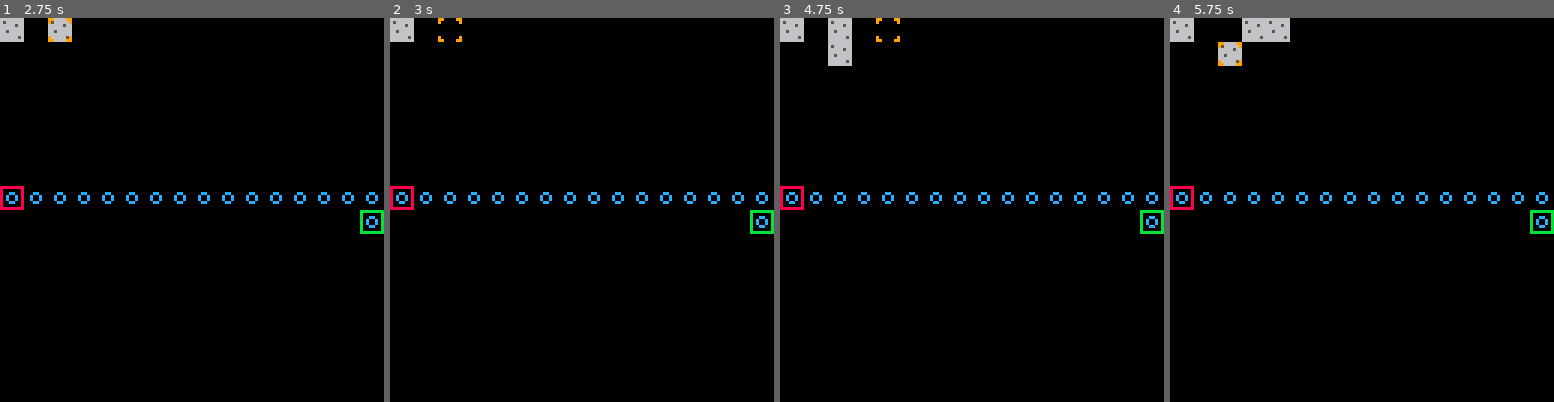
Above: before the commit, frames 1-4 (left to right).
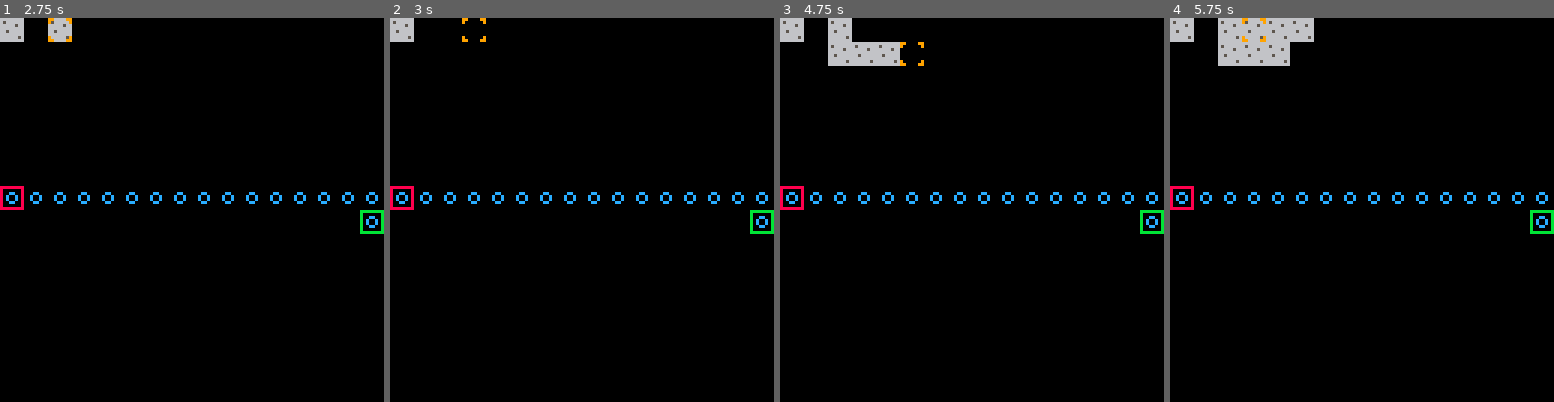
Above: after the commit, the same moments.

Repository: langchr86/pico-bubble-towers
Game: PICO-8 cartridge main.p8
Two runs of this game, one before a commit and one after it. Both use one fixed random seed, a clock stepped at 60 frames per second and the inputs below.
Inputs:
- Up to frame 1 (2.75 s): tap X (X key) at 0.33, 1.07, 1.85 s; tap O (Z key) at 0.7, 1.7, 2.1, 2.5 s; hold Right 1.6-2.1 s; hold Up 2.15-2.42 s; hold Right from 2.47 s (still down)
- Up to frame 2 (3 s): keep holding Right; tap O (Z key) at 2.9 s; tap X (X key) at 2.97 s
- Up to frame 3 (4.75 s): release Right at 3.03 s; hold Left 3.08-3.58 s; tap O (Z key) every 0.4 s from 3.3 to 4.5 s; hold Down 3.63-3.97 s; hold Right 4.02-4.68 s; tap X (X key) at 4.08 s; hold Up from 4.73 s (still down)
- Up to frame 4 (5.75 s): tap O (Z key) at 4.9, 5.3, 5.7 s; release Up at 5.03 s; hold Left 5.08-5.68 s; tap X (X key) at 5.2 s; hold Down from 5.73 s (still down)

Frame 1 is identical in both runs. In frame 2, 0.1% of the frame differs, in the area x 12-25%, y 0-7%; in frame 3, 0.9%; in frame 4, 1.7%, in the area x 12-38%, y 0-13%.

Commit message:
remove pico8-missing-builtins and replace with single table sort algorithms

Diff:
--- a/main.p8
+++ b/main.p8
@@ -4,7 +4,7 @@
 -- pico-proto
 -- by langchr86
 
-#include missing.lua
+#include table.lua
 #include lua-star.lua
 #include pico-proto.lua
 __gfx__
--- a/missing.lua
+++ /dev/null
@@ -1,139 +0,0 @@
--- pico8-missing-builtins v0.2.0
--- https://github.com/adamscott/pico8-missing-builtins
-__setmetatable = setmetatable
-__metatables = {}
-function setmetatable (object, mt)
-  __metatables[object] = mt
-  return __setmetatable(object, mt)
-end
--- getmetatable depends on this setmetatable implementation
-function getmetatable (object)
-  return __metatables[object]
-end
-
--- rawget depends on getmetatable
-function rawget (tbl, index)
-  assert(type(tbl) == 'table', "bad argument #1 to 'rawget' "
-    .."(table expected, got "..type(tbl)..")")
-  local ti = tbl.__index
-  local mt = getmetatable(tbl)
-  local value = nil
-  tbl.__index = tbl
-  __setmetatable(tbl, nil)
-  value = tbl[index]
-  tbl.__index = ti
-  __setmetatable(tbl, mt)
-  return value
-end
-
-function unpack (arr, i, j)
-  local n = {}
-  local k = 0
-  local initial_i = i
-  j = j or #arr
-  for i = i or 1, j do
-    k = k + 1
-    n[k] = arr[i]
-  end
-  local l = k
-  local function create_arg(l, ...)
-    if l == 0 then
-      return ...
-    else
-      return create_arg(l - 1, n[l], ...)
-    end
-  end
-  return create_arg(l)
-end
-
-function ipairs (a)
-  local function iter(a, i)
-    i = i + 1
-    local v = a[i]
-    if v then
-      return i, v
-    end
-  end
-  return iter, a, 0
-end
-
-table = {}
-table.pack = function (...) return {...} end
-table.unpack = unpack
-
-function table.insert (list, pos, value)
-  assert(type(list) == 'table', "bad argument #1 to 'insert' "
-    .."(table expected, got "..type(list)..")")
-  if pos and not value then
-    value = pos
-    pos = #list + 1
-  elseif pos == nil then
-    value = pos
-    pos = #list + 1
-  else
-    assert(type(pos) == 'number', "bad argument #2 to 'insert' "
-      .."(number expected, got "..type(pos)..")")
-  end
-  if pos <= #list then
-    for i = #list, pos, -1 do
-      list[i + 1] = list[i]
-    end
-  end
-  list[pos] = value
-end
-
-function table.remove(list, pos)
-  assert(type(list) == 'table', "bad argument #1 to 'remove' "
-    .."(table expected, got "..type(list)..")")
-  if not pos then
-    pos = #list
-  else
-    assert(type(pos) == 'number', "bad argument #2 to 'remove' "
-      .."(number expected, got "..type(tbl)..")")
-  end
-  removed = list[pos]
-  for i = pos, #list do
-    list[i] = list[i + 1]
-  end
-  return removed
-end
-
-function table.sort (arr, comp)
-  if not comp then
-    comp = function (a, b)
-      return a < b
-    end
-  end
-  local function partition (a, lo, hi)
-      pivot = a[hi]
-      i = lo - 1
-      for j = lo, hi - 1 do
-        if comp(a[j], pivot) then
-          i = i + 1
-          a[i], a[j] = a[j], a[i]
-        end
-      end
-      a[i + 1], a[hi] = a[hi], a[i + 1]
-      return i + 1
-    end
-  local function quicksort (a, lo, hi)
-    if lo < hi then
-      p = partition(a, lo, hi)
-      quicksort(a, lo, p - 1)
-      return quicksort(a, p + 1, hi)
-    end
-  end
-  return quicksort(arr, 1, #arr)
-end
--- END pico8-missing-builtins v0.1.3
-
-
-function table.isort(arr, comp)
-  for i=1,#arr do
-      local j = i
-      while j > 1 and not comp(arr[j-1], arr[j]) do
-        arr[j],arr[j-1] = arr[j-1],arr[j]
-          j = j - 1
-      end
-  end
-end
--- /dev/null
+++ b/table.lua
@@ -0,0 +1,49 @@
+-- table sort algorithms based on https://www.lexaloffle.com/bbs/?pid=50453
+
+table = {}
+
+function table.isort(arr, comp)
+  for i=1,#arr do
+      local j = i
+      while j > 1 and not comp(arr[j-1], arr[j]) do
+        arr[j],arr[j-1] = arr[j-1],arr[j]
+          j = j - 1
+      end
+  end
+end
+
+function table.qsort(a,c,l,r)
+  c,l,r=c or function(a,b) return a<b end,l or 1,r or #a
+  if l<r then
+    if c(a[r],a[l]) then
+      a[l],a[r]=a[r],a[l]
+    end
+
+    local lp,k,rp,p,q=l+1,l+1,r-1,a[l],a[r]
+
+    while k<=rp do
+      local swaplp=c(a[k],p)
+      if swaplp or c(a[k],q) then
+      else
+        while c(q,a[rp]) and k<rp do
+          rp-=1
+        end
+        a[k],a[rp],swaplp=a[rp],a[k],c(a[rp],p)
+        rp-=1
+      end
+      if swaplp then
+        a[k],a[lp]=a[lp],a[k]
+        lp+=1
+      end
+      k+=1
+    end
+    lp-=1
+    rp+=1
+
+    a[l],a[lp]=a[lp],a[l]
+    a[r],a[rp]=a[rp],a[r]
+    qsort(a,c,l,lp-1       )
+    qsort(a,c,  lp+1,rp-1  )
+    qsort(a,c,       rp+1,r)
+  end
+end
